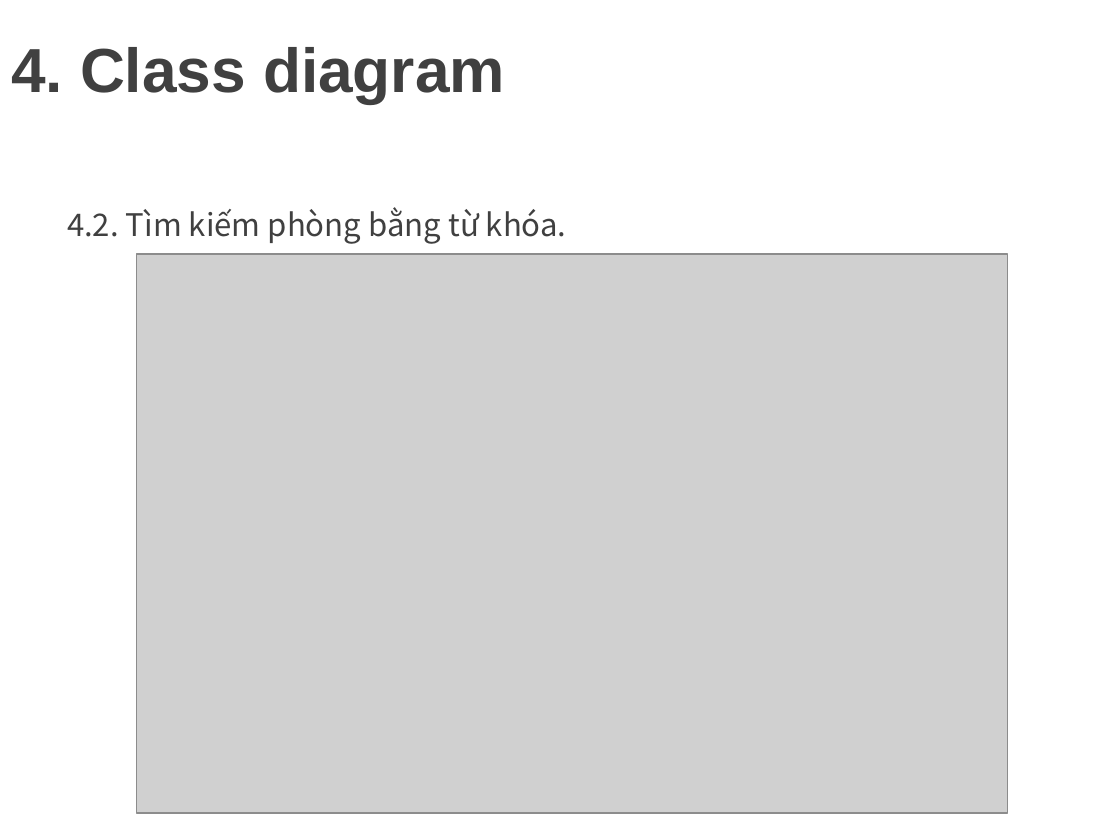
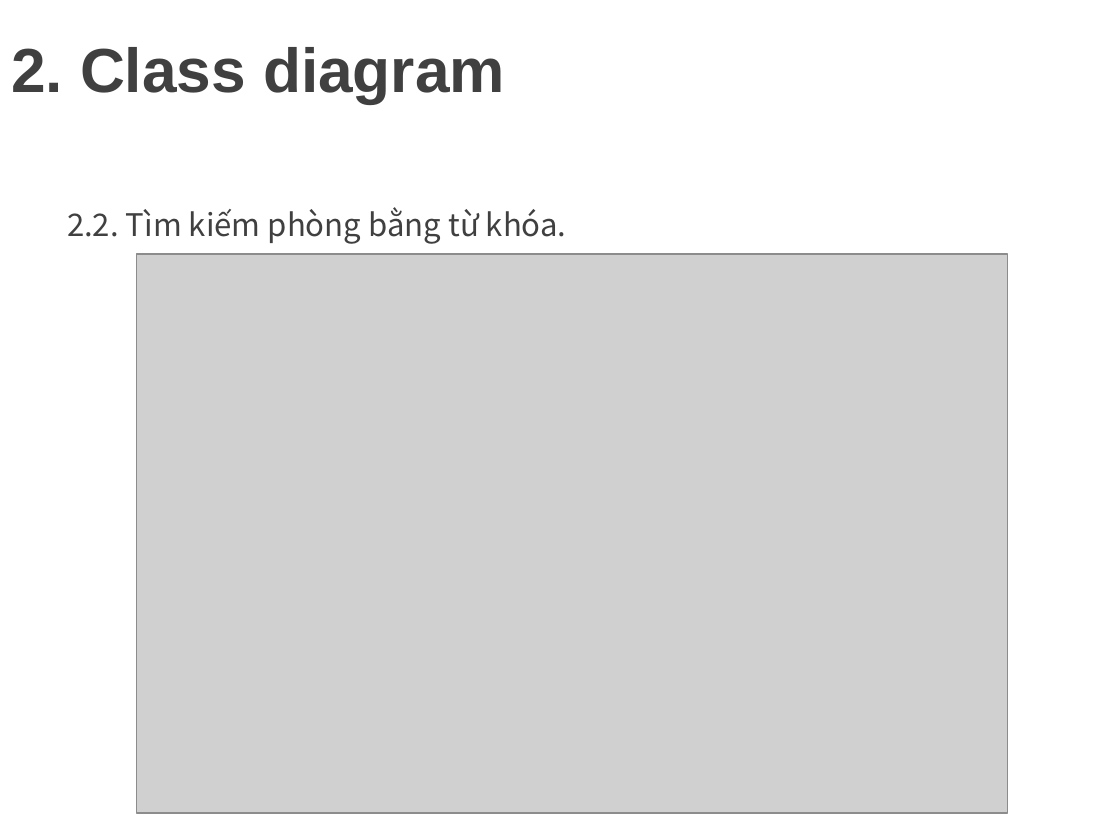
Before and after one commit to minhdat1602/2021_cnpm_group09, a slide deck: slide 20 of document_slide/slide.pptx. Drawn at 1120x840 pixels with LibreOffice and Linux fonts; fonts in the diff are those of the drawing; grey boxes stand for pictures; background and template pictures are left out. Boxes give left, top, right and bottom in pixels: in the first picture for what was removed or moved away, otherwise in the second. Text is boxed around its words. In the diff, an @@ line names an element or a change of style, - is before the commit and + after.

```diff
--- a/document_slide/slide.pptx
+++ b/document_slide/slide.pptx
@@ title at (11, 47, 505, 103): text changed @@
-4. Class diagram
+2. Class diagram
@@ text at (67, 207, 567, 244): text changed @@
-4.2. Tìm kiếm phòng bằng từ khóa.
+2.2. Tìm kiếm phòng bằng từ khóa.
```
Also in this commit, not shown: 8 other slides changed.
